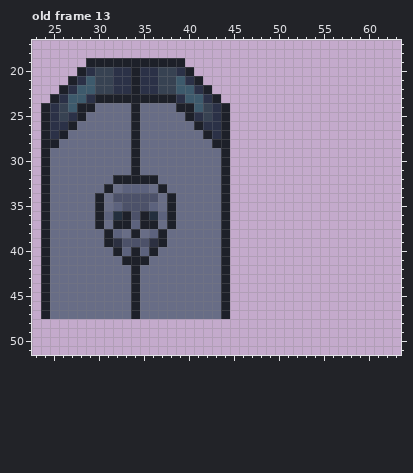
Two versions of one pixel-art file, Assets/Sprites/Environment/Door/LockedDoor.ase. The picture above was drawn from the file before the commit.
64x64 pixels, 13 frames. Colours within 5 levels of each other are drawn and written as one. Shown: old frame 13: x 23..63, y 17..51. The commit also changed other frames, which this record leaves out.
New version:
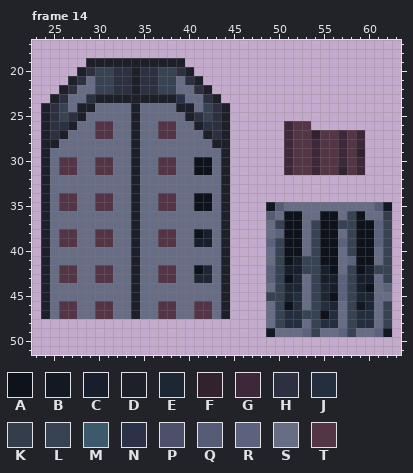
Palette (. is transparent): A #0e131b  B #121923  C #161f2b  D #1d2029  E #1d2734  F #32212e  G #3d2839  H #2c3041  J #232f3e  K #333d4b  L #374252  M #3d5a6c  N #2b3147  P #4c5169  Q #575c76  R #5c627d  S #686d86  T #543545
A new or re-ordered frame is compared with the old frame closest to it.
Change:
frames 13 -> 16
Frame 14 is new; against old frame 13, layer "Layer":
y 20: x 29 N -> H; x 32..33 NN -> HH; x 35..36 NN -> HH; x 39 N -> H
y 21: x 28..29 NM -> HS; x 32..33 NN -> HH; x 35..36 NN -> HH; x 39..40 MN -> SH
y 22: x 27..29 NMM -> HSS; x 32..33 NN -> HH; x 35..36 NN -> HH; x 39..41 MMN -> SSH
y 23: x 26..29 NMMN -> HSSH; x 40..42 MMN -> SSH
y 24: x 25 N -> H; x 27 M -> S; x 41 M -> S; x 43 N -> H
y 25: x 25 N -> H; x 27 N -> H; x 41 N -> H; x 43 N -> H
y 26: x 25..26 NN -> HH; x 30..31 SS -> TT; x 37..38 SS -> TT; x 42..43 NN -> HH; x 51..53 ... -> GTT
y 27: x 25 N -> H; x 30..31 SS -> TT; x 37..38 SS -> TT; x 43 N -> H; x 51..59 ......... -> GTTFTTGTG
y 28: x 51..59 ......... -> GTTGTTGTG
y 29: x 51..59 ......... -> GTTGTTGTF
y 30: x 26..27 SS -> TT; x 30..31 SS -> TT; x 37..38 SS -> TT; x 41..42 SS -> AA; x 51..59 ......... -> GTTGTTGTG
y 31: x 26..27 SS -> TT; x 30..31 SS -> TT; x 37..38 SS -> TT; x 41..42 SS -> AA; x 51..59 ......... -> GTTGTTFTG
y 32: x 32..33 DD -> SS; x 35..36 DD -> SS
y 33: x 31 D -> S; x 33..35 RRR -> SDS; x 37 D -> S
y 34: x 26..27 SS -> TT; x 30..38 DSPPPPPSD -> TTSSDSSTT; x 41..42 SS -> AA
y 35: x 26..27 SS -> TT; x 30..38 DSRPPPRSD -> TTSSDSSTT; x 41..42 SS -> AA; x 49..62 .............. -> BQSSSSSSSSSSQB
y 36: x 30..38 DRJDPDJRD -> SSSSDSSSS; x 49..62 .............. -> QSAASSAASLASSK
y 37: x 30 D -> S; x 32..36 DDRDD -> SSDSS; x 38 D -> S; x 49..62 .............. -> SLAASLAALLAARL
y 38: x 26..27 SS -> TT; x 30..32 SDR -> TTS; x 36..38 RDS -> STT; x 41..42 SS -> AC; x 49..62 .............. -> SRAASLAASLAARL
y 39: x 26..27 SS -> TT; x 30..38 SDHPPPHDS -> TTSSDSSTT; x 41..42 SS -> CC; x 49..62 .............. -> RLAASLAARLAARL
y 40: x 32..33 DR -> SS; x 35..36 RD -> SS; x 49..62 .............. -> SLAASLAASLAASL
y 41: x 33 D -> S; x 35 D -> S; x 49..62 .............. -> SLACLLAASRAASL
y 42: x 26..27 SS -> TT; x 30..31 SS -> TT; x 37..38 SS -> TT; x 41..42 SS -> AE; x 49..62 .............. -> RLCCLLCASLACLL
y 43: x 26..27 SS -> TT; x 30..31 SS -> TT; x 37..38 SS -> TT; x 41..42 SS -> EE; x 49..62 .............. -> RLAESLCCRLCCSL
y 44: x 49..62 .............. -> SLEESLECRLCASR
y 45: x 49..62 .............. -> LLEJSLEARLEESS
y 46: x 26..27 SS -> TT; x 30..31 SS -> TT; x 37..38 SS -> TT; x 41..42 SS -> TT; x 49..62 .............. -> SLAJSLJESLBESL
y 47: x 26..27 SS -> TT; x 30..31 SS -> TT; x 37..38 SS -> TT; x 41..42 SS -> TT; x 49..62 .............. -> SLJJLLAJSLJJSL
y 48: x 49..62 .............. -> SLJJSLJJSLJJSL
y 49: x 49..62 .............. -> BSSSRLSSRLSSRB
